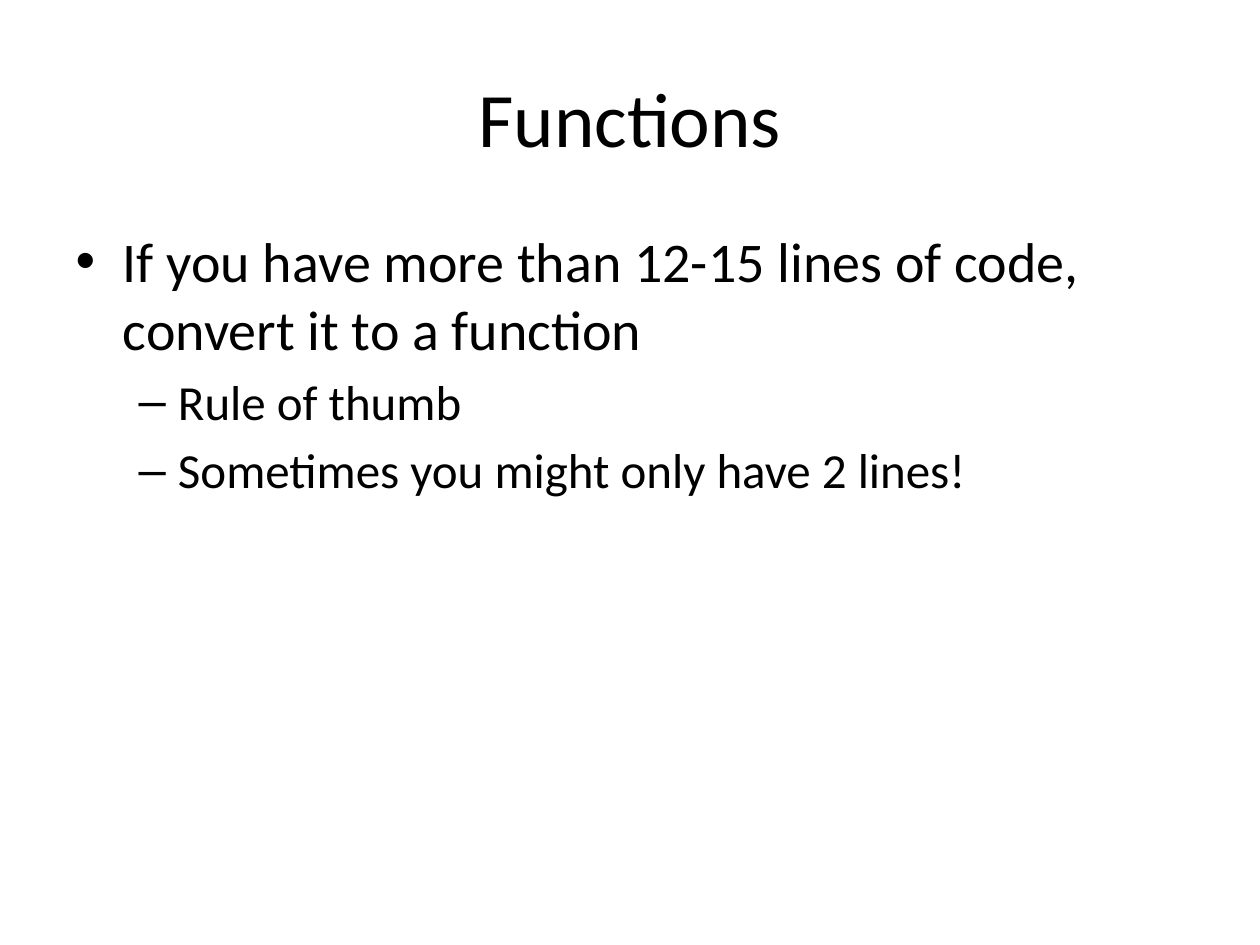
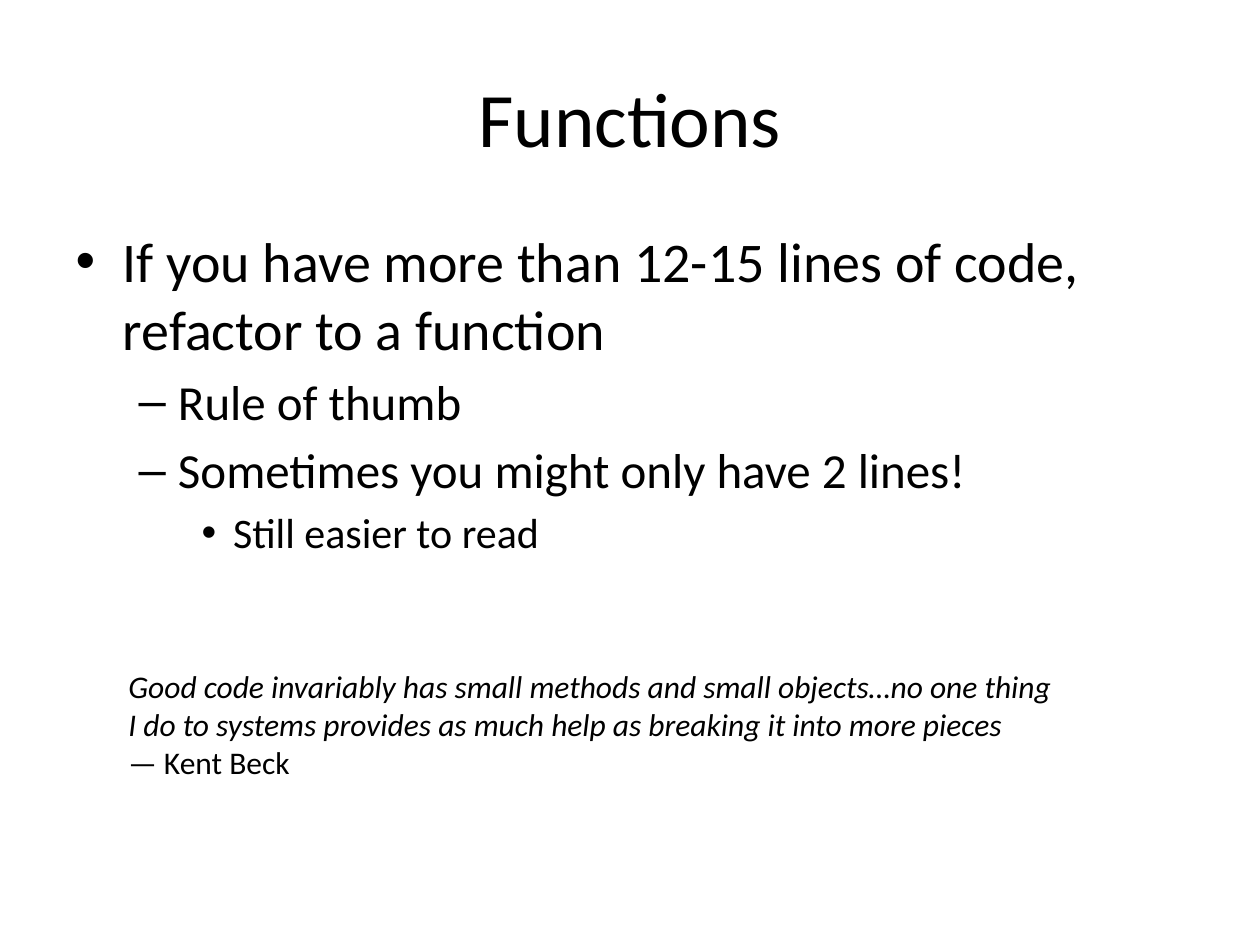
Before and after one commit to DavidJameson/SocialSoftware, a slide deck: slide 16 of DefensiveProgrammingTechniques.pptx (slide 6 before the commit). Drawn at 1260x945 pixels with LibreOffice and Linux fonts; fonts in the diff are those of the drawing. Boxes give left, top, right and bottom in pixels: in the first picture for what was removed or moved away, otherwise in the second. Text is boxed around its words. In the diff, an @@ line names an element or a change of style, - is before the commit and + after.

Commit message:
Still in progress — added section about assertions

```diff
--- a/DefensiveProgrammingTechniques.pptx
+++ b/DefensiveProgrammingTechniques.pptx
@@ text at box(123, 243, 1078, 351): text changed @@
-• If you have more than 12-15 lines of code, convert it to a function
+• If you have more than 12-15 lines of code, refactor to a function
@@ text at box(233, 518, 539, 549): paragraph added @@
+    • Still easier to read
@@ text added at box(128, 676, 1051, 775), 18 pt, text #000000, italic @@
+Good code invariably has small methods and small objects…no one thing I do to systems provides as much help as breaking it into more pieces
+— Kent Beck
```
Also in this commit, not shown: 3 other slides changed, 11 slides added.
